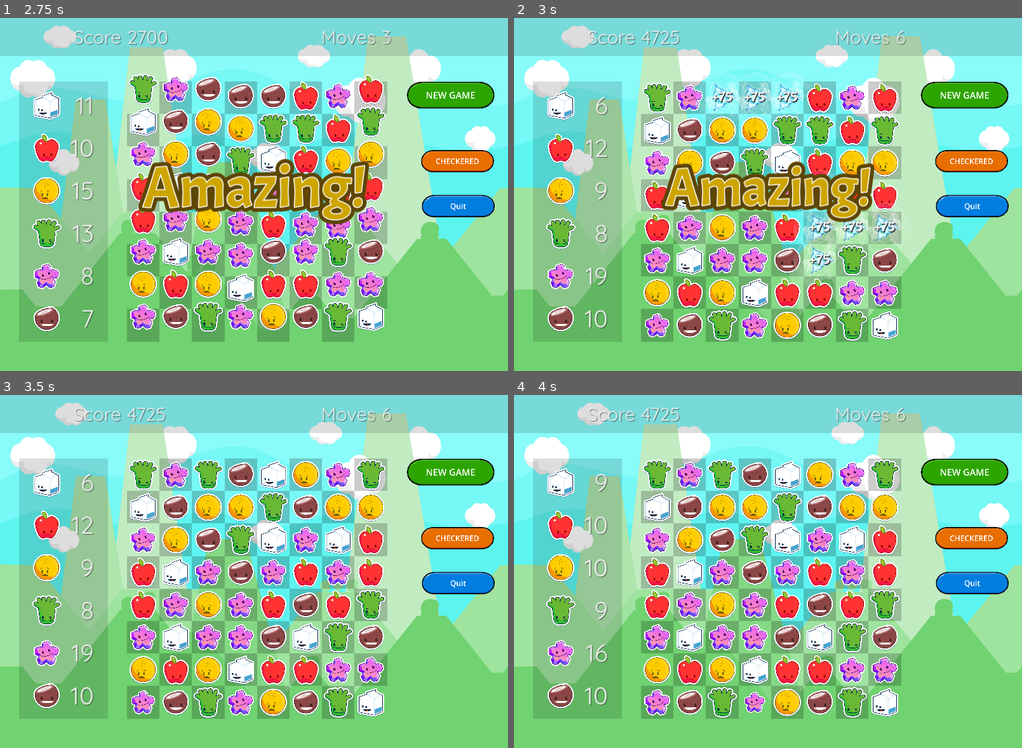
Above: before the commit, frames 1-4 (two rows, left to right).
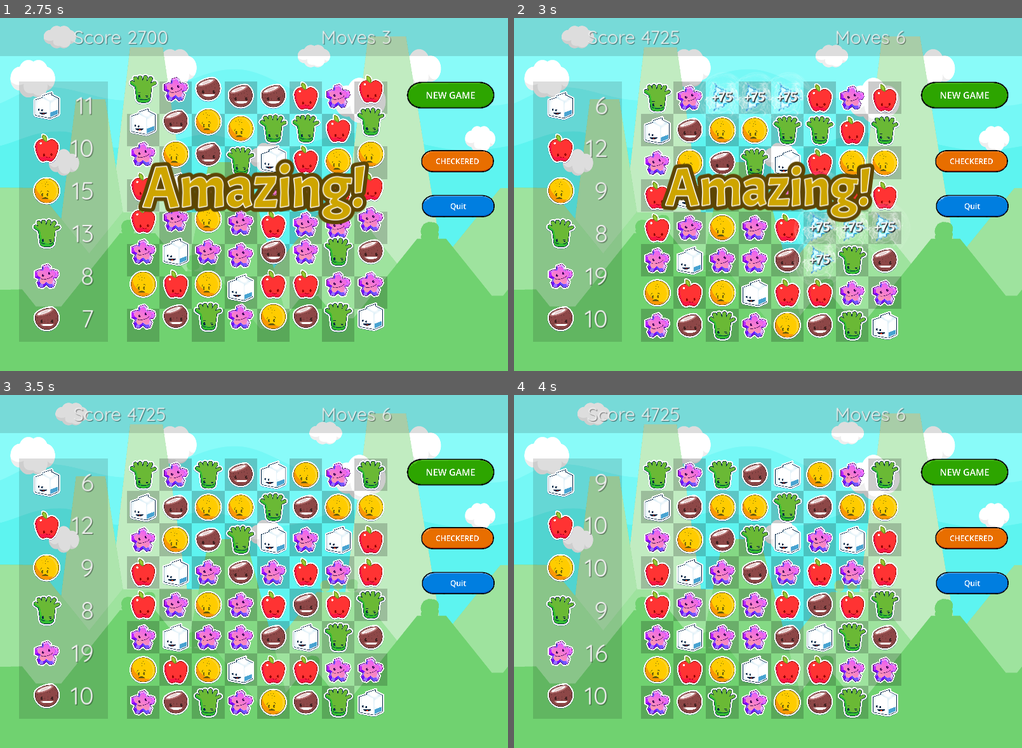
Above: after the commit, the same moments.

Repository: gitbrent/godot-match-3
Game: Godot game, scene res://main.tscn
Two runs of this game, one before a commit and one after it. Both use one fixed random seed, a clock stepped at 60 frames per second and the inputs below.
Inputs (mouse positions are in pixels of both pictures, inside the frame that each line leads up to):
- Up to frame 1 (2.75 s): click (132, 229) at 0.52 s; click "NEW GAME" at 1.25 s; click "NEW GAME" at 2 s
- Up to frame 2 (3 s): click "Food" at 2.75 s
- Up to frame 3 (3.5 s): no input
- Up to frame 4 (4 s): click "Space" at 3.5 s

Frame 1 is identical in both runs. In frame 2, 0.1% of the frame differs, in the area x 25-31%, y 83-91%; in frame 3, 0.1%; in frame 4, 0.2%, in the area x 44-50%, y 83-91%.

Commit message:
added drag

Diff:
--- a/game_boards/all_common/cmn_gem_control.gd
+++ b/game_boards/all_common/cmn_gem_control.gd
@@ -1,19 +1,18 @@
 extends Control
 class_name CommonGemControl
+
 # SIGNALS
 signal cell_click(gem_cell)
-#signal drag_start(gem_cell, mouse_position)
-#signal drag_in_prog(gem_cell)
+signal drag_start(gem_cell, mouse_position)
+signal drag_in_prog(gem_cell, mouse_position)
 signal drag_ended(gem_cell)
 
+# HANDLE mouse clicks/drags
 func _gui_input(event):
 	if event is InputEventMouseButton and event.button_index == MOUSE_BUTTON_LEFT:
 		if event.pressed:
-			emit_signal("cell_click", get_parent())
-			#emit_signal("drag_start", get_parent(), get_global_mouse_position())
+			emit_signal("drag_start", get_parent(), get_global_mouse_position())
 		else:
-			emit_signal("drag_ended", get_parent())
+			emit_signal("drag_ended", get_parent(), get_global_mouse_position())
 	elif event is InputEventMouseMotion:
-		#emit_signal("drag_in_prog", get_parent(), event.global_position)
-		#print("TODO: drag")
-		pass
+		emit_signal("drag_in_prog", get_parent(), event.global_position)
